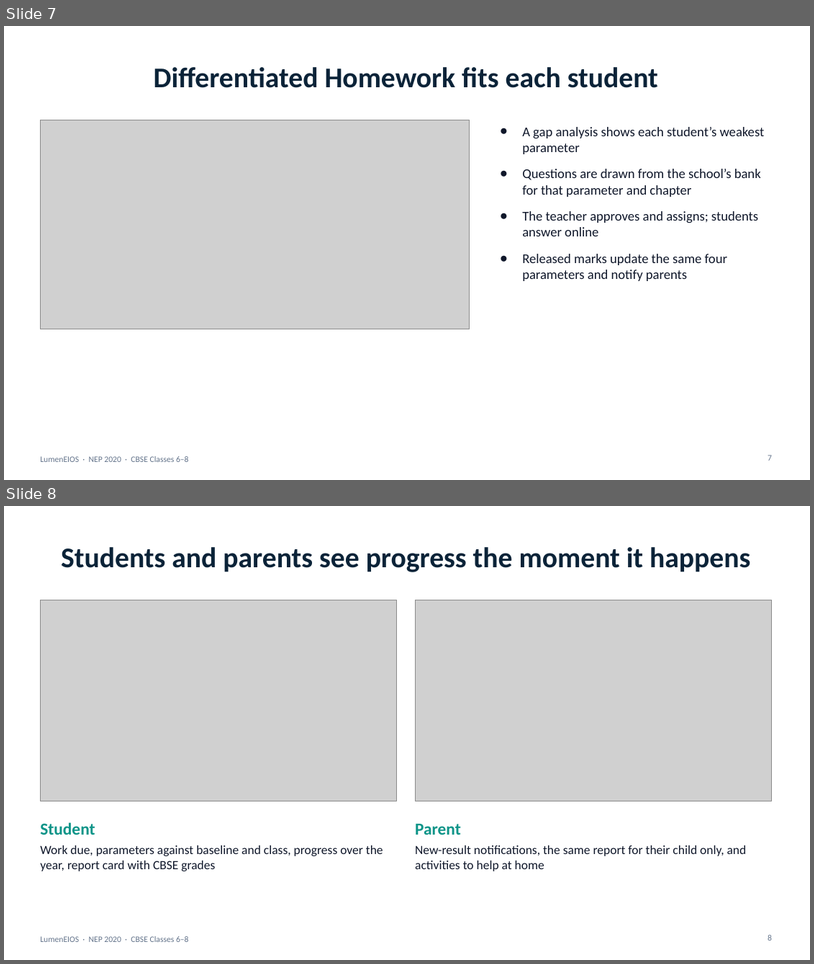
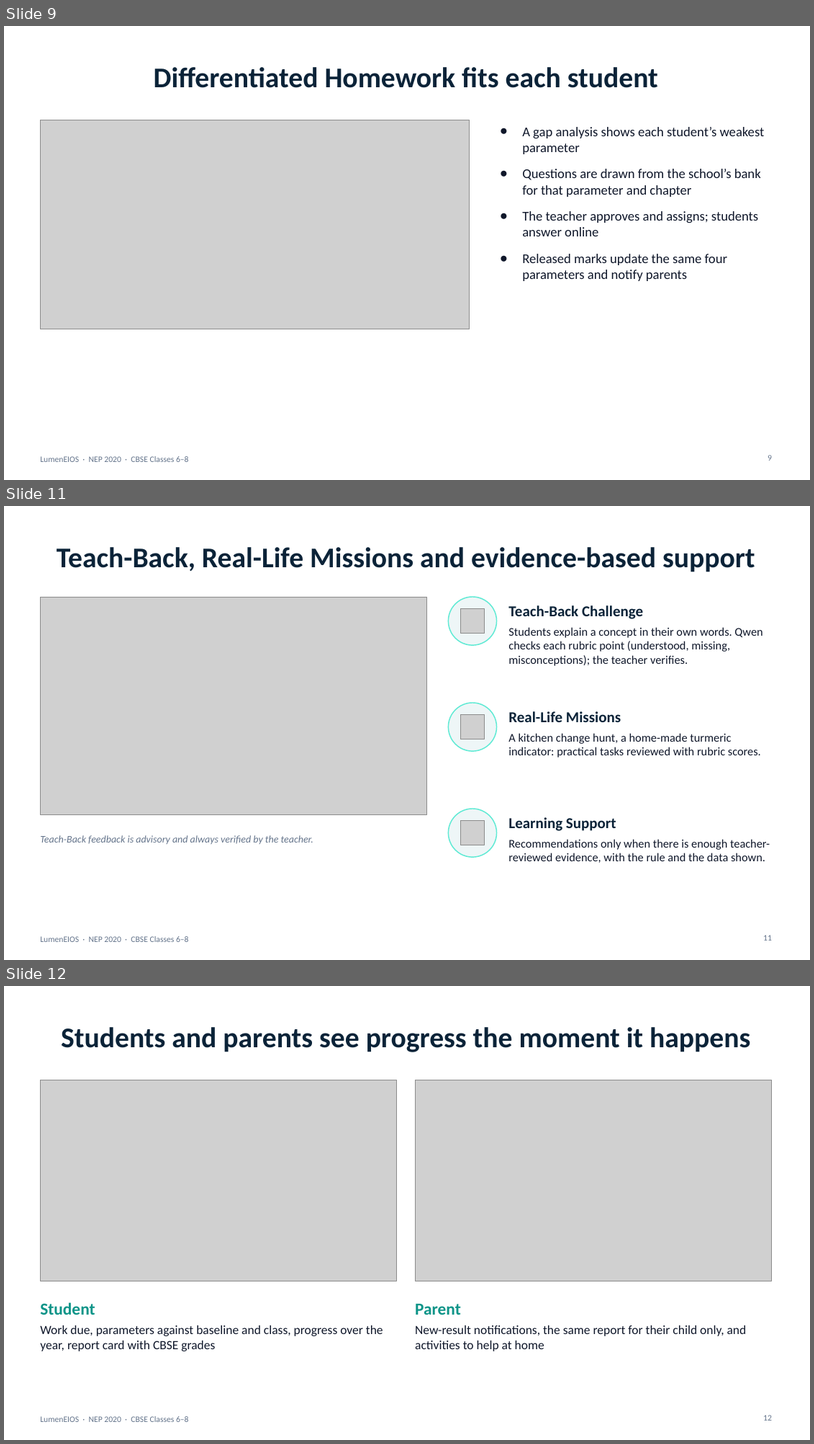
Before and after one commit to Agamjot0123/LumenEIOS, a slide deck: demo/presentation/LumenEIOS_Presentation.pptx. Shown one above the other, each under a label of ours: slides 7 and 8 before the commit, slides 9, 11 and 12 after it; the slides between them are not shown. The pictures are 814x964 and 814x1444 pixels, drawn with LibreOffice and Linux fonts; fonts in the diff are those of the drawing; grey boxes stand for pictures. Boxes give left, top, right and bottom in pixels: in the first picture for what was removed or moved away, otherwise in the second. Text is boxed around its words. In the diff, an @@ line names an element or a change of style, - is before the commit and + after.

```diff
--- a/demo/presentation/LumenEIOS_Presentation.pptx
+++ b/demo/presentation/LumenEIOS_Presentation.pptx
@@ slide 11 added at (4,506,810,960), background #FFFFFF; not listed: 1 template element that a slide beside it also shows @@
@@ title added at (57,547,756,572), 34 pt, text #0B2338, bold @@
+Teach-Back, Real-Life Missions and evidence-based support
@@ picture added at (40,597,427,815) @@
@@ ellipse added at (449,597,497,645), fill #EEF6F7, outline #5EEAD4 1.25 pt @@
@@ picture added at (460,609,485,633) @@
@@ text added at (509,605,643,619), 18 pt, text #0B2338, bold @@
+Teach-Back Challenge
@@ text added at (509,627,763,666), 14 pt, text #0F172A @@
+Students explain a concept in their own words. Qwen checks each rubric point (understood, missing, misconceptions); the teacher verifies.
@@ ellipse added at (449,703,497,751), fill #EEF6F7, outline #5EEAD4 1.25 pt @@
@@ picture added at (460,715,485,739) @@
@@ text added at (509,711,621,722), 18 pt, text #0B2338, bold @@
+Real-Life Missions
@@ text added at (509,733,761,757), 14 pt, text #0F172A @@
+A kitchen change hunt, a home-made turmeric indicator: practical tasks reviewed with rubric scores.
@@ ellipse added at (449,808,497,857), fill #EEF6F7, outline #5EEAD4 1.25 pt @@
@@ picture added at (460,821,485,845) @@
@@ text added at (509,817,617,831), 18 pt, text #0B2338, bold @@
+Learning Support
@@ text added at (40,835,314,844), 12 pt, text #64748B, italic @@
+Teach-Back feedback is advisory and always verified by the teacher.
@@ text added at (509,839,770,862), 14 pt, text #0F172A @@
+Recommendations only when there is enough teacher-reviewed evidence, with the rule and the data shown.
@@ page number added at (764,934,772,940), 10 pt, text #64748B @@
+11
@@ what was slide 7 is now slide 9 @@
@@ page number at (768,454,772,460): text changed @@
-7
+9
@@ what was slide 8 is now slide 12 @@
@@ page number at (764,1414,772,1420): text changed @@
-8
+12
```
Also in this commit, not shown: 4 slides changed, 3 other slides added.
